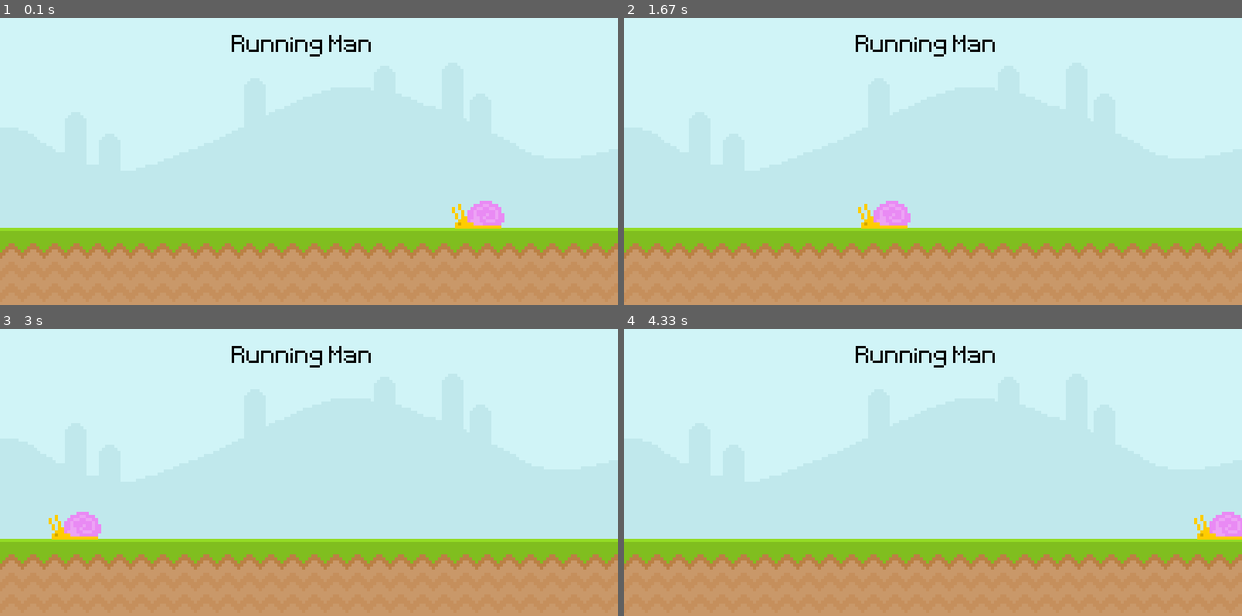
Above: before the commit, frames 1-4 (two rows, left to right).
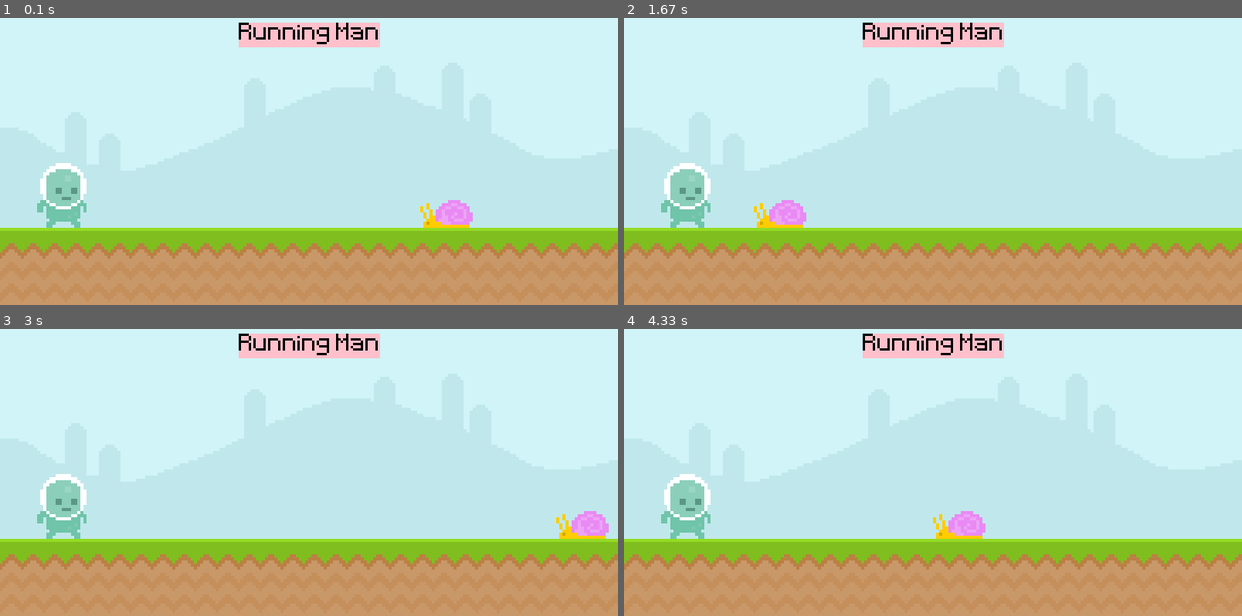
Above: after the commit, the same moments.

Repository: Clu-Codes/pygame
Game: pygame game, started from test.py
Same seed, same stepped clock (60 frames per second), same inputs: the game is played once before the commit and once after it.
Inputs (mouse positions are in pixels of both pictures, inside the frame that each line leads up to):
- Up to frame 1 (0.1 s): no input
- Up to frame 2 (1.67 s): click (685, 195) at 0.38 s
- Up to frame 3 (3 s): no input
- Up to frame 4 (4.33 s): no input

The runs differ from the first frame. In frame 1, 4.5% of the frame differs, in the area x 6-82%, y 1-74%; in frame 2, 4.7%, in the area x 6-62%, y 1-74%; in frame 3, 4.4%; in frame 4, 4.7%.

Commit message:
add collisions, reectangles, and score background.

Diff:
--- a/test.py
+++ b/test.py
@@ -10,9 +10,15 @@
 
 sky_surface = pygame.image.load('graphics/Sky.png').convert() #converting the image to something more efficient for pygame.
 ground_surface = pygame.image.load('graphics/ground.png').convert()
-text_surface = test_font.render("Running Man", False, 'Black') #render takes three arguments: the text to display, whether you want anti-aliasing, and the color of the font
+
+score_surface = test_font.render("Running Man", False, 'Black') #render takes three arguments: the text to display, whether you want anti-aliasing, and the color of the font
+score_rect = score_surface.get_rect(center = (400, 50))
+
 snail_surface = pygame.image.load('graphics/snail/snail1.png').convert_alpha() #convert_alpha to remove weird image frame around the snail
-snail_x_pos = 600
+snail_rect = snail_surface.get_rect(midbottom = (600, 300))
+
+player_surface = pygame.image.load('graphics/Player/player_walk_1.png').convert_alpha()
+player_rect = player_surface.get_rect(midbottom = (80, 300)) #takes a surface, then draws a rectangle around it and maps it to a location.
 
 while True:
     for event in pygame.event.get():
@@ -24,13 +30,24 @@
 
     screen.blit(sky_surface, (0,0)) # The precedence of the blit function matters in terms of z-index. So, the ground_surface will sit on top of the sky_surface since it is called second.
     screen.blit(ground_surface, (0, 300))
-    screen.blit(text_surface, (300, 50))
-    screen.blit(snail_surface, (snail_x_pos, 265))
-    if snail_x_pos > -55:
-        snail_x_pos -= 3
-    else:
-        snail_x_pos = 855
+    pygame.draw.rect(screen, 'Pink', score_rect) # uses the draw() method to draw a shape, in this instance, a rectangle.
+    pygame.draw.rect(screen, 'Pink', score_rect, 10) # duplicated the draw method to add some padding to the rectangle
+    screen.blit(score_surface, score_rect)
+    screen.blit(player_surface, player_rect)
+    screen.blit(snail_surface, snail_rect)
+    snail_rect.x -= 4 # How we are moving any rectangle in the game. In this instance, the snail is moving to the right 4 units 60 times a second
+    if snail_rect.right <= 0: snail_rect.x = 800 # conditional to control the flow of the snail encounter. Resets the snail after it runs off screen to create a continuous loop.
 
+
+
+    if player_rect.colliderect(snail_rect):
+        # print('ouch!')
+        pass
+
+    mouse_point = pygame.mouse.get_pos() # gets the coordinates of the mouse
+    if player_rect.collidepoint(mouse_point): # checks if the mouse's coordinates have collided with the player; collidepoint() method takes x,y arguments.
+        # print('collision!')
+        pass
 
     pygame.display.update()
     clock.tick(60) #sets a cap on how often our while loop can iterate. This controls the framerate of our game
